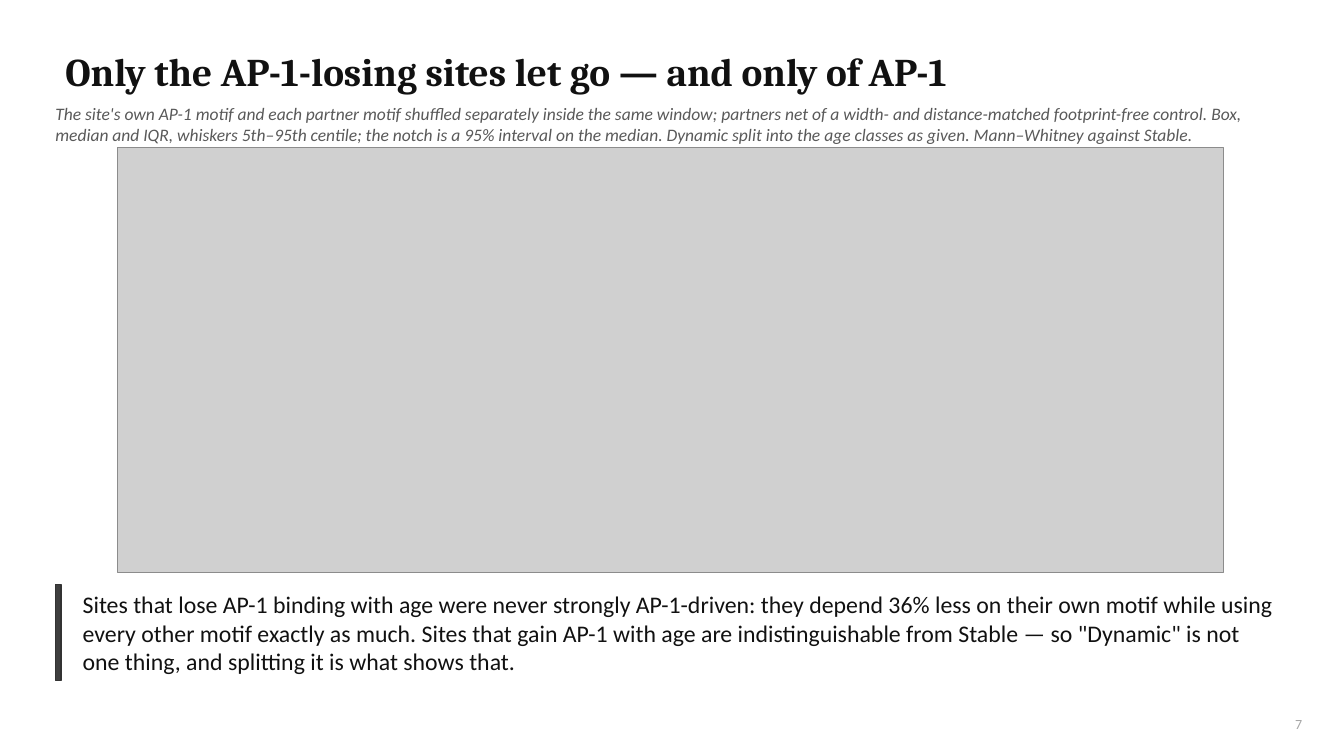
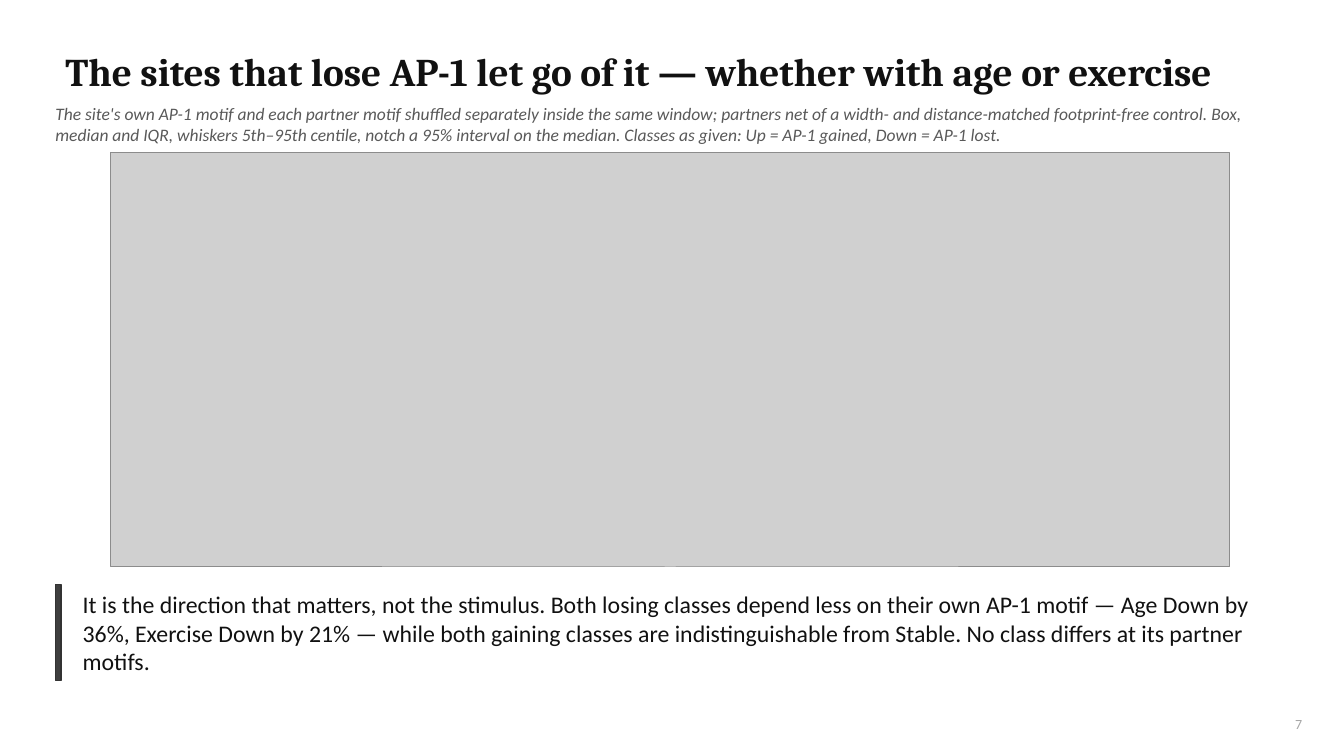
Before and after one commit to cytokine4242/Alpha_Genome_Ap1, a slide deck: slide 7 of Analysis/AP1_fibroblast_lab_meeting.pptx. Drawn at 1344x756 pixels with LibreOffice and Linux fonts; fonts in the diff are those of the drawing; grey boxes stand for pictures. Boxes give left, top, right and bottom in pixels: in the first picture for what was removed or moved away, otherwise in the second. Text is boxed around its words. In the diff, an @@ line names an element or a change of style, - is before the commit and + after.

```diff
--- a/Analysis/AP1_fibroblast_lab_meeting.pptx
+++ b/Analysis/AP1_fibroblast_lab_meeting.pptx
@@ title at [65, 58, 1211, 95]: text changed @@
-Only the AP-1-losing sites let go — and only of AP-1
+The sites that lose AP-1 let go of it — whether with age or exercise
@@ text at [55, 108, 1241, 144]: text changed @@
-The site's own AP-1 motif and each partner motif shuffled separately inside the same window; partners net of a width- and distance-matched footprint-free control. Box, median and IQR, whiskers 5th–95th centile; the notch is a 95% interval on the median. Dynamic split into the age classes as given. Mann–Whitney against Stable.
+The site's own AP-1 motif and each partner motif shuffled separately inside the same window; partners net of a width- and distance-matched footprint-free control. Box, median and IQR, whiskers 5th–95th centile, notch a 95% interval on the median. Classes as given: Up = AP-1 gained, Down = AP-1 lost.
@@ picture: place and size @@
-picture at [117, 147, 1223, 573]
+picture at [111, 152, 1230, 567]
@@ text at [83, 596, 1248, 670]: text changed @@
-Sites that lose AP-1 binding with age were never strongly AP-1-driven: they depend 36% less on their own motif while using every other motif exactly as much. Sites that gain AP-1 with age are indistinguishable from Stable — so "Dynamic" is not one thing, and splitting it is what shows that.
+It is the direction that matters, not the stimulus. Both losing classes depend less on their own AP-1 motif — Age Down by 36%, Exercise Down by 21% — while both gaining classes are indistinguishable from Stable. No class differs at its partner motifs.
```
Also in this commit, not shown: 5 other slides changed, 15 other files.
